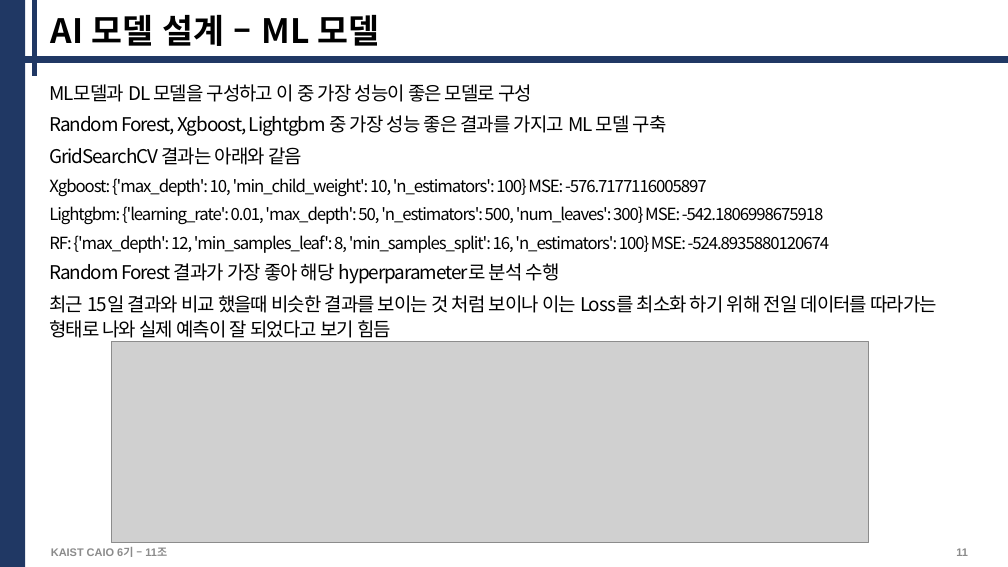
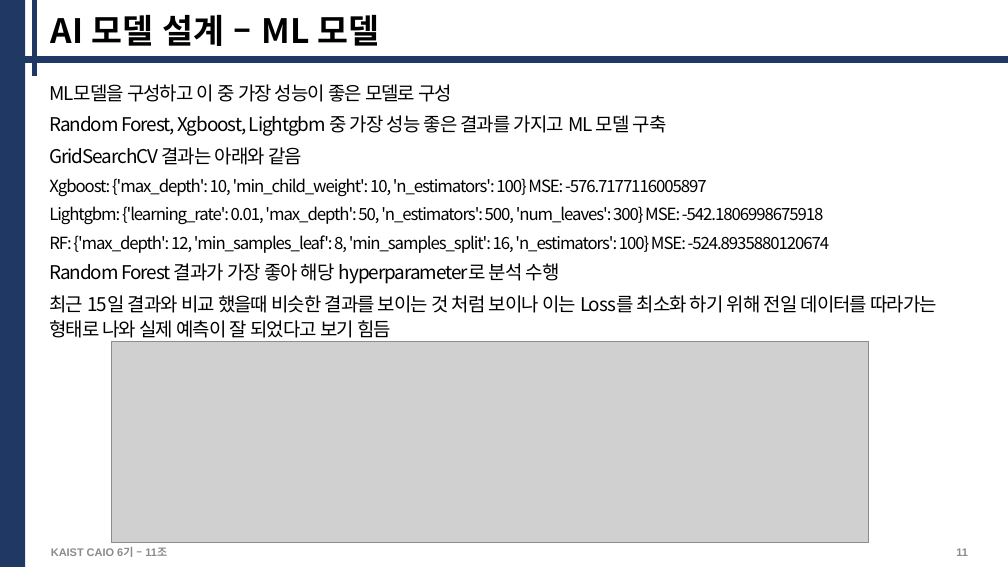
Before and after one commit to alan-kwak/CAIO6_team11, a slide deck: slide 11 of 과제(11조)_AI를 활용한 주가예측_V0.2.pptx. Drawn at 1008x567 pixels with LibreOffice and Linux fonts; fonts in the diff are those of the drawing; grey boxes stand for pictures. Boxes give left, top, right and bottom in pixels: in the first picture for what was removed or moved away, otherwise in the second. Text is boxed around its words. In the diff, an @@ line names an element or a change of style, - is before the commit and + after.

```diff
--- a/과제(11조)_AI를 활용한 주가예측_V0.2.pptx
+++ b/과제(11조)_AI를 활용한 주가예측_V0.2.pptx
@@ text at (49, 84, 453, 102): text changed @@
-ML모델과 DL 모델을 구성하고 이 중 가장 성능이 좋은 모델로 구성
+ML모델을 구성하고 이 중 가장 성능이 좋은 모델로 구성
```
Also in this commit, not shown: 1 other slide changed, 2 slides added, 28 other files.
